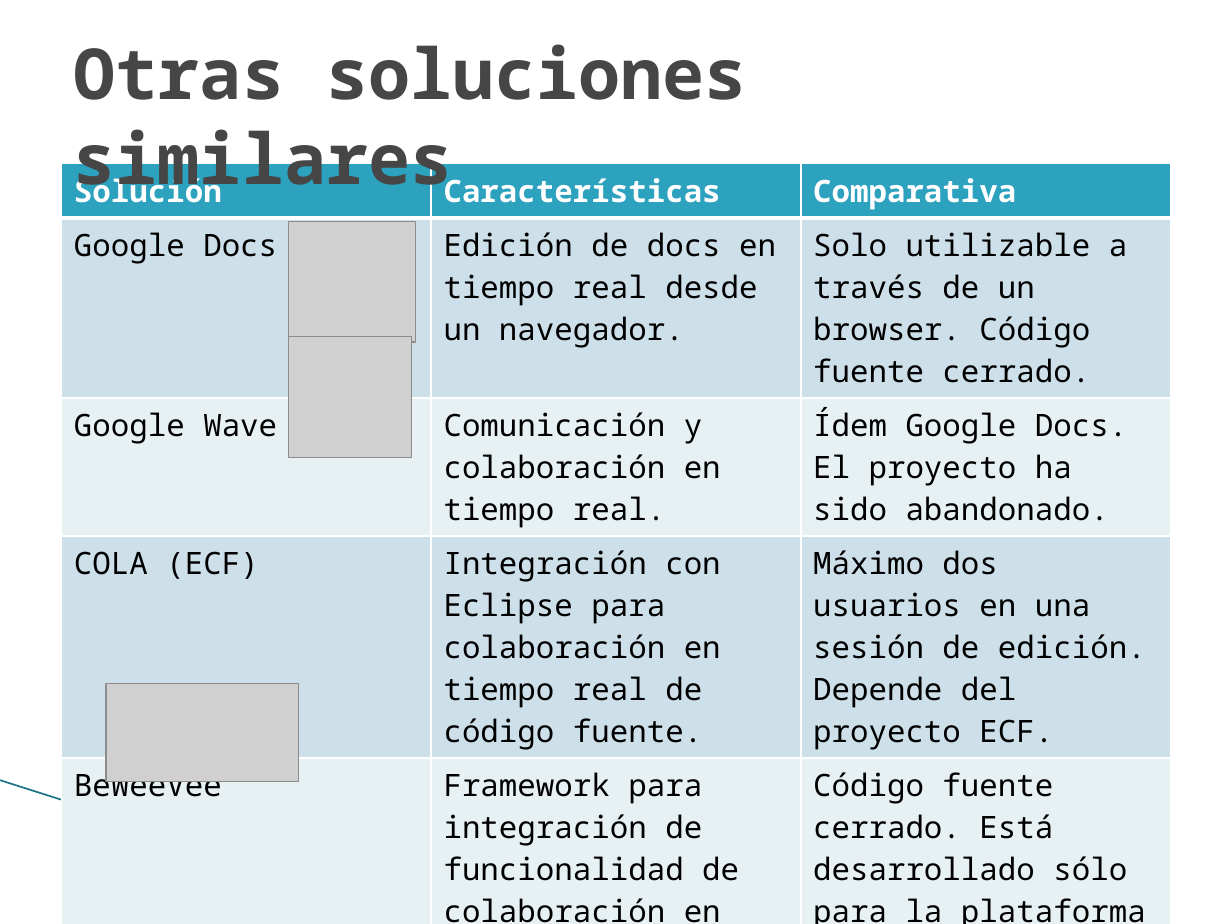
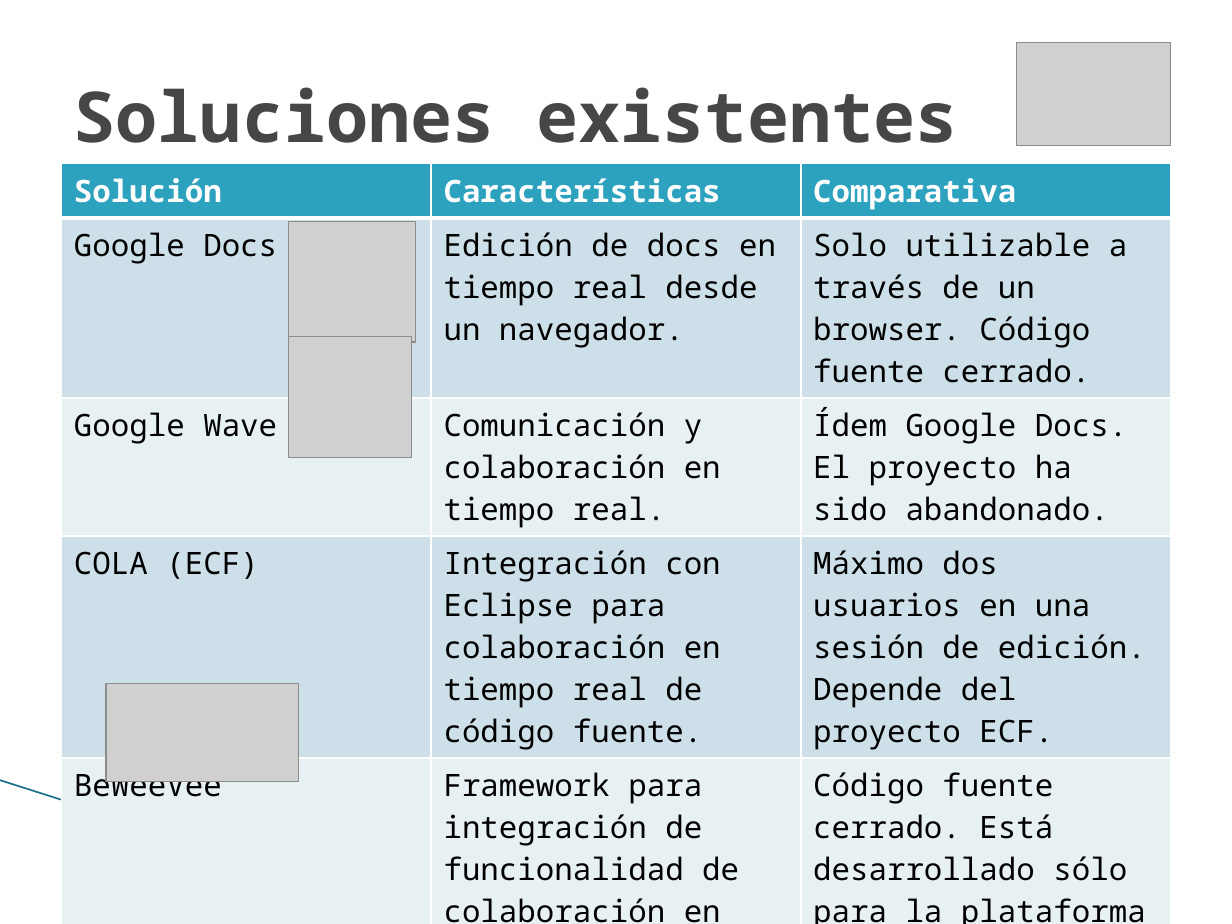
Before and after one commit to maurociancio/parallel-editor, a slide deck: slide 7 of doc/presentacion/presentacion.pptx. Drawn at 1232x924 pixels with LibreOffice and Linux fonts; fonts in the diff are those of the drawing; grey boxes stand for pictures; background and template pictures are left out. Boxes give left, top, right and bottom in pixels: in the first picture for what was removed or moved away, otherwise in the second. Text is boxed around its words. In the diff, an @@ line names an element or a change of style, - is before the commit and + after.

```diff
--- a/doc/presentacion/presentacion.pptx
+++ b/doc/presentacion/presentacion.pptx
@@ picture added at box(1016, 43, 1170, 145) @@
@@ title at box(74, 87, 958, 143): text changed @@
-Otras soluciones similares
+Soluciones existentes
```
Also in this commit, not shown: 10 other slides changed, 4 slides added, 3 slides removed, 10 other files.
